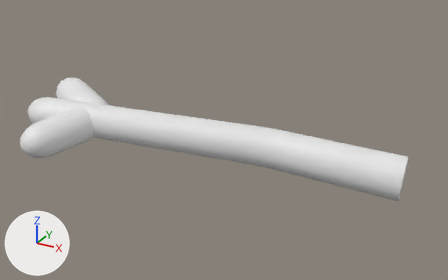
A saved change to the FBX model Assets/FBX/Character/Shapes/Anim_Idle_Arms.FBX.
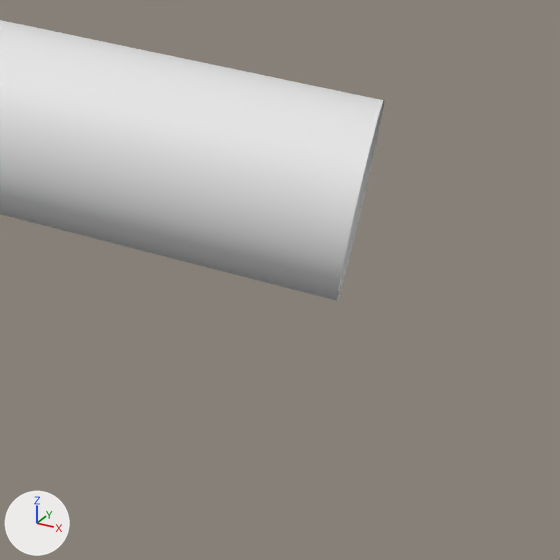
Each version appears first whole from a 50 mm lens placed at (-0.1627, -0.4091, 0.6661), pointed at (-0.3668, -0.0379, 0.4805), and next in a close-up on the part from 72% to 100% of the width and 48% to 93% of the height. Lighting does not change. The marker at lower left points along +X, +Y and +Z. Where no turn or scale is listed for an object, it has been applied to the vertices.

The scene before the commit, as lines of its bpy script (objects in view):
```python
me_mesh = bpy.data.meshes.new('Mesh')
me_mesh.from_pydata(...)  # 701 vertices, 1376 faces; spans x -0.293..0.002, y -0.111..0.016, z -0.016..0.041
ob_arm = bpy.data.objects.new('Arm', me_mesh)
ob_arm.location = (-0.2411, 0.0, 0.462)
```
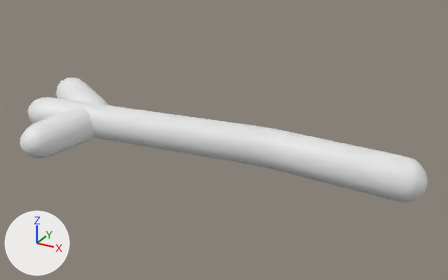
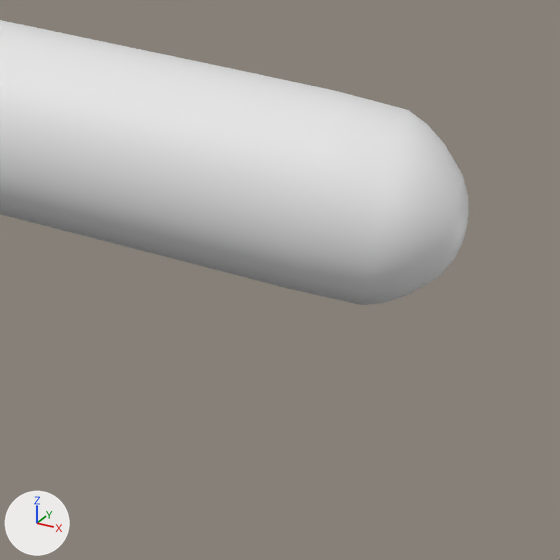
Diff of the bpy script that builds the scene:
```diff
--- a/Assets/FBX/Character/Shapes/Anim_Idle_Arms.FBX.py
+++ b/Assets/FBX/Character/Shapes/Anim_Idle_Arms.FBX.py
@@ me_mesh @@
 # used by ob_arm; location = (-0.2411, 0.0, 0.462)
-me_mesh.from_pydata(...)  # 701 vertices, 1376 faces; spans x -0.293..0.002, y -0.111..0.016, z -0.016..0.041
+me_mesh.from_pydata(...)  # 782 vertices, 1552 faces; spans x -0.293..0.017, y -0.111..0.016, z -0.016..0.041
+# me_mesh part 1
+# 10 vertices are removed from x -0.002..0.002, y -0.016..0.016, z -0.016..0.016
+# 42 faces are deleted
+# 10 vertices in x -0.01..-0.006, y -0.017..0.015, z -0.016..0.017 move by (0.001, 0.0, 0.0)
+# 6 vertices in x -0.011..-0.007, y -0.017..0.015, z -0.013..0.017 move by (0.002, 0.0, 0.0)
+# 6 vertices move from x -0.002..0.002, y -0.016..0.014, z -0.016..0.016 to x 0.002..0.006, y -0.016..0.013, z -0.016..0.016
+# 85 vertices are added at x 0.002..0.017, y -0.015..0.015, z -0.015..0.015
+# 6 new vertices lie (0.011, 0.001, -0.001) away from vertices in x -0.011..-0.007, y -0.017..0.015, z -0.015..0.003
+# 218 new faces join them
```

Pixel boxes (x1, y1, x2, y2) of what changed, in the close-ups (560 x 560 px):
'Arm', reshaped: before (0, 20, 384, 301); after (0, 20, 469, 305)
part 1 of me_mesh, built on: before (174, 66, 384, 301); after (174, 66, 469, 305)
